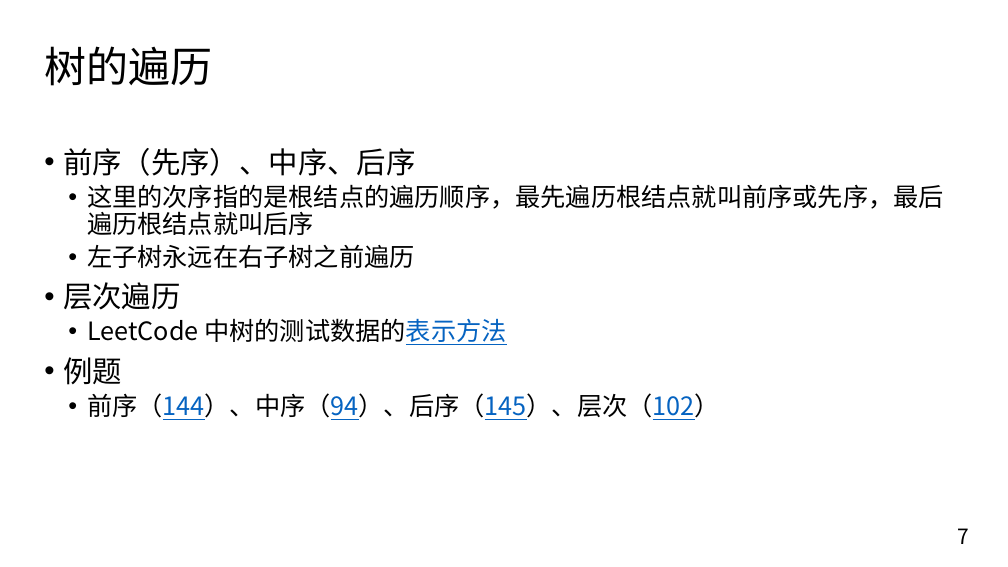
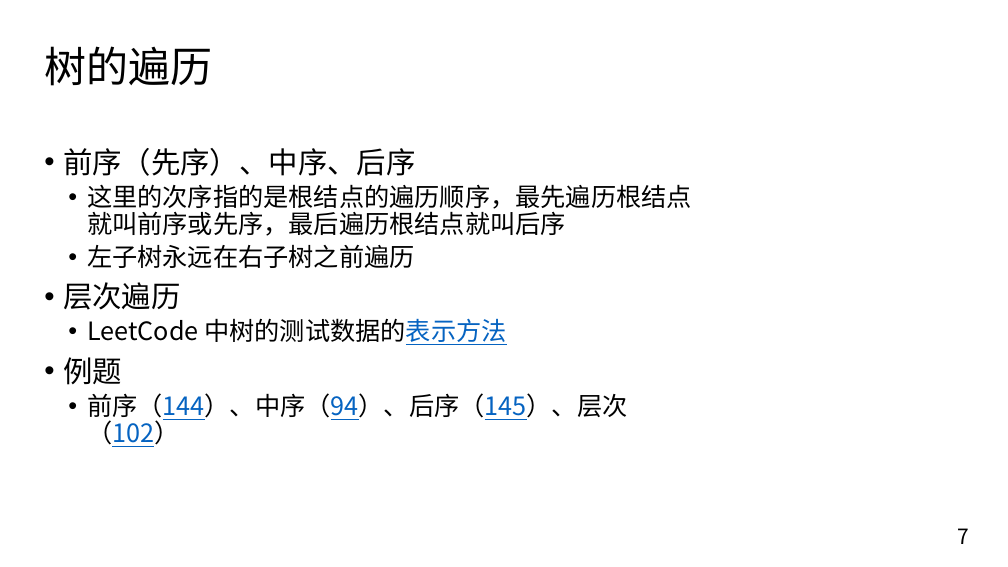
Before and after one commit to Hansimov/cs-notes, a slide deck: slide 7 of cs-seminar/算法与数据结构/树/树.pptx. Drawn at 1008x567 pixels with LibreOffice and Linux fonts; fonts in the diff are those of the drawing. Boxes give left, top, right and bottom in pixels: in the first picture for what was removed or moved away, otherwise in the second. Text is boxed around its words. In the diff, an @@ line names an element or a change of style, - is before the commit and + after.

```diff
--- a/cs-seminar/算法与数据结构/树/树.pptx
+++ b/cs-seminar/算法与数据结构/树/树.pptx
@@ text "前序（先序）、中序、后序" rewrapped from (x1=63, y1=148, x2=944, y2=420) to (x1=63, y1=148, x2=692, y2=447) @@
```
Also in this commit, not shown: 2 other slides changed, 4 slides added, 1 slide removed, 7 other files.
